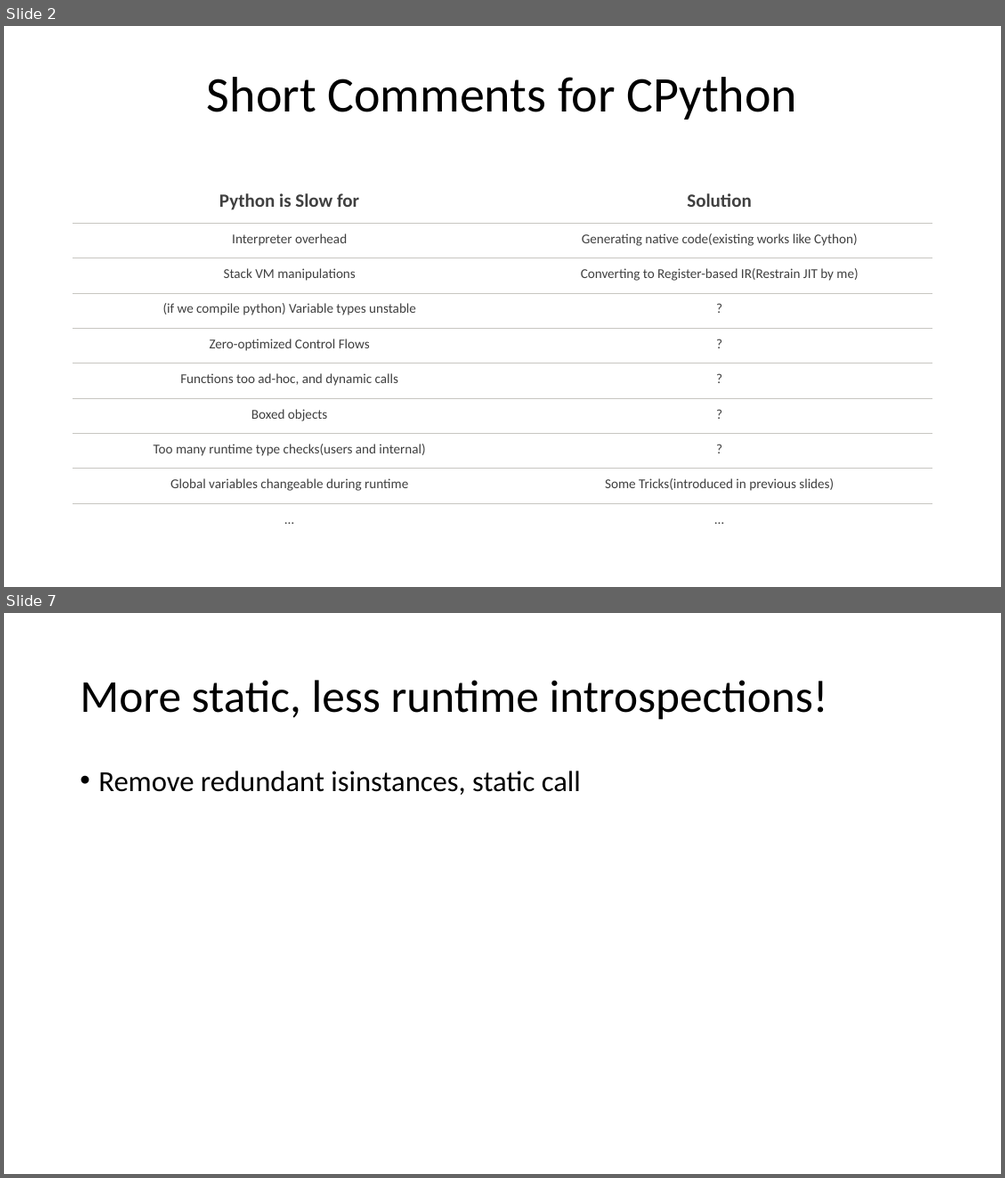
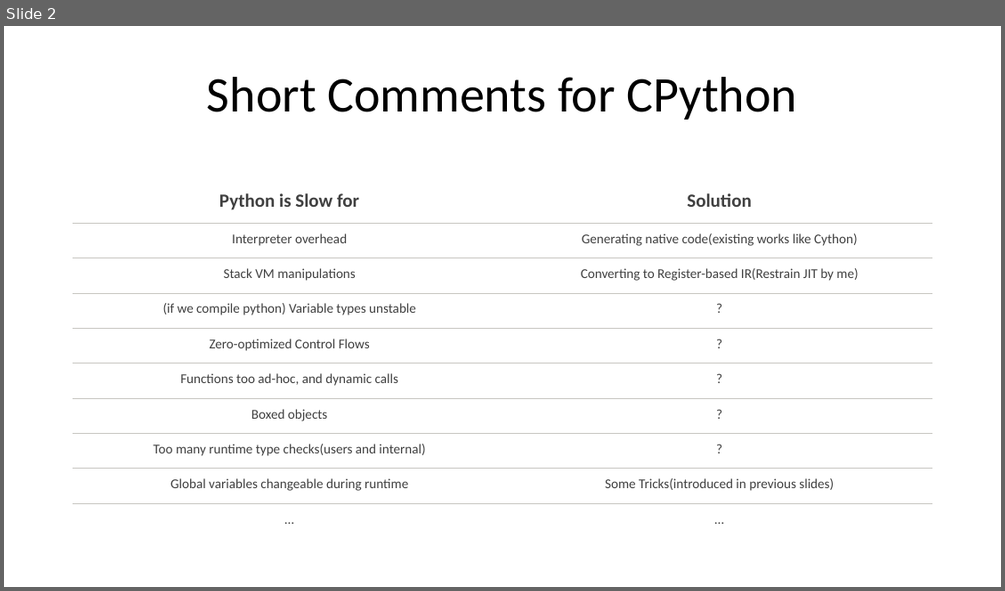
Before and after one commit to thautwarm/Site-32, a slide deck: src/Others/slides/impl0.pptx. Shown one above the other, each under a label of ours: slides 2 and 7 before the commit, slide 2 after it; the slides between them are not shown. The pictures are 1005x1178 and 1005x591 pixels, drawn with LibreOffice and Linux fonts; fonts in the diff are those of the drawing. Boxes give left, top, right and bottom in pixels: in the first picture for what was removed or moved away, otherwise in the second. Text is boxed around its words. In the diff, an @@ line names an element or a change of style, - is before the commit and + after.

```diff
--- a/src/Others/slides/impl0.pptx
+++ b/src/Others/slides/impl0.pptx
@@ slide 7 removed at (4,613,1001,1174), background #FFFFFF @@
@@ title removed at (80,680,828,720) @@
-More static, less runtime introspections!
@@ text removed at (98,771,581,795) @@
-• Remove redundant isinstances, static call
```
Also in this commit, not shown: 7 slides changed, 5 slides added.
